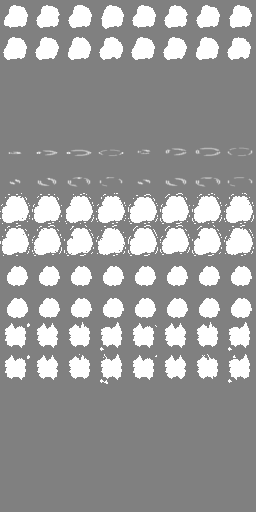
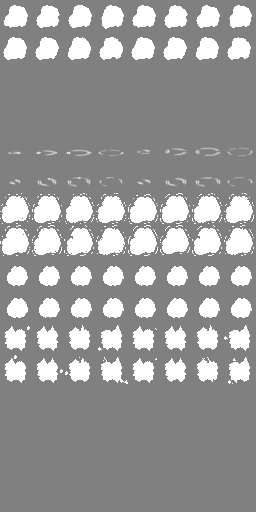
The second 256 × 512 image is a revision of the first. Changes to its layers:
removed layer "Pasted Layer #1" over (5, 322, 250, 384)
painted on "Pasted Layer" over (5, 322, 250, 384)
